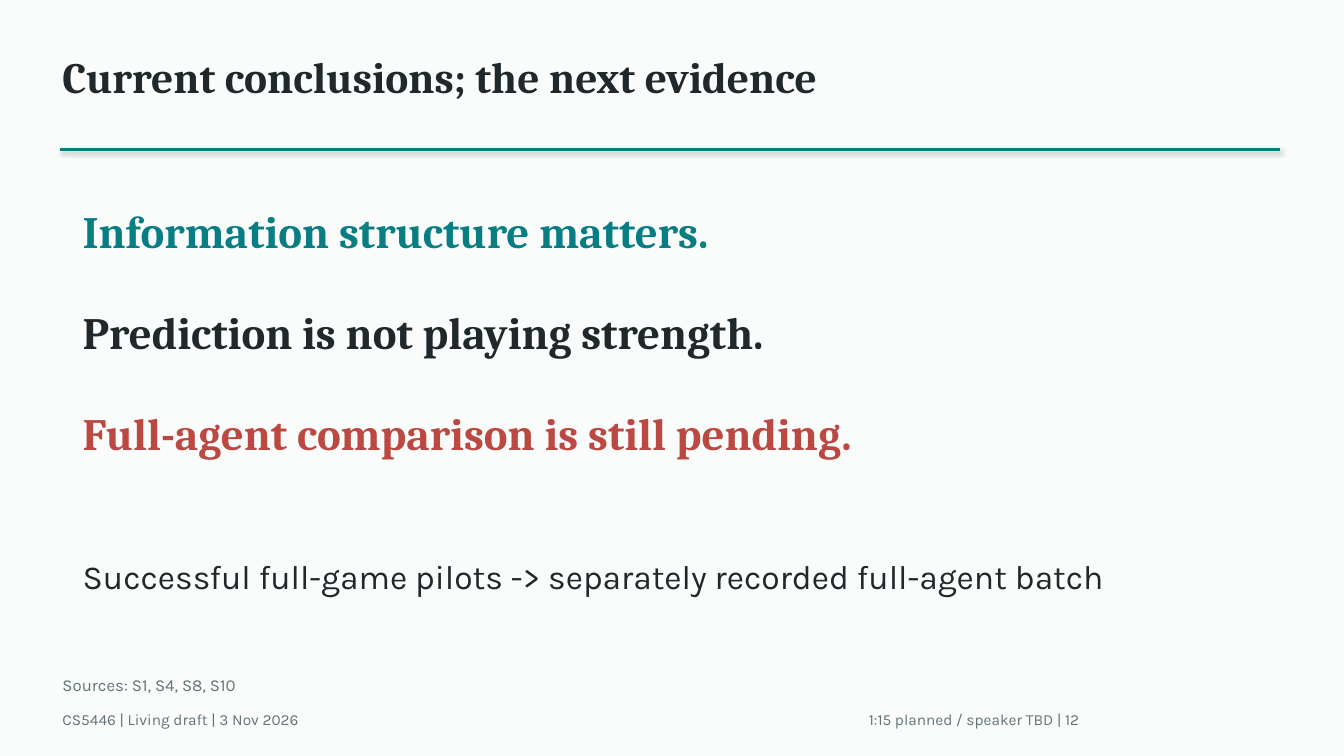
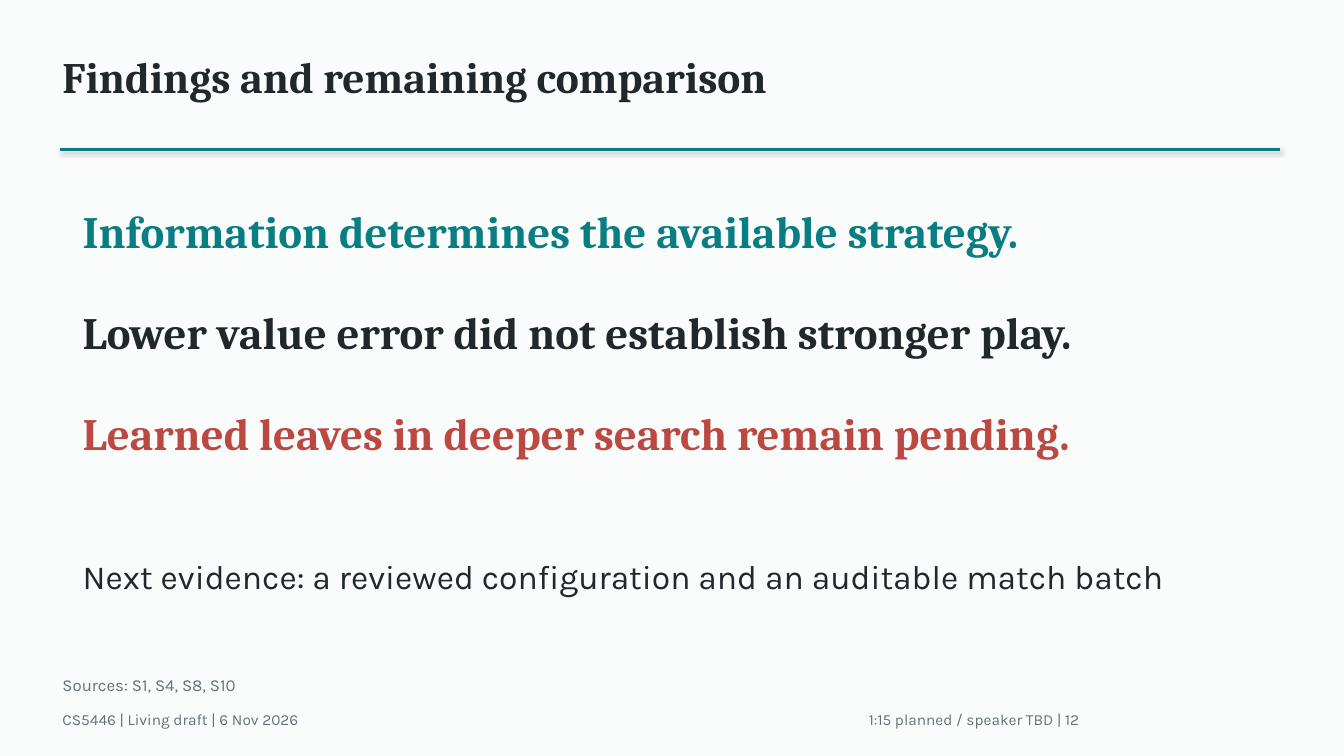
Before and after one commit to Mr-Teal/CS5446_project, a slide deck: slide 12 of docs/drafts/presentation-draft.pptx. Drawn at 1344x756 pixels with LibreOffice and Linux fonts; fonts in the diff are those of the drawing. Boxes give left, top, right and bottom in pixels: in the first picture for what was removed or moved away, otherwise in the second. Text is boxed around its words. In the diff, an @@ line names an element or a change of style, - is before the commit and + after.

Commit message:
docs: refresh presentation narrative and evidence status
Clarify the opening, search explanation and conclusion. Distinguish the archived one-ply evaluator batch from author-reported full-agent arms and the pending learned-leaf full-search comparison. Refresh merged/open integration status as checked on 6 November.

Synchronize the editable deck, PDF preview and Markdown/Word plan. Preserve 12 core slides plus four backups, result values and slide geometry. Correct chart axis identifiers and align its numeric cache with the unchanged embedded workbook.

Validation: rendered slide and Word-page review, 16-slide structure, native chart/workbook references, package/layout checks and unchanged result-slide text. No new training, matches, rehearsal or Q&A preparation. Report artifacts remain unchanged and PR33 remains a draft.

Prepared with Codex assistance under Bryan's direction.

```diff
--- a/docs/drafts/presentation-draft.pptx
+++ b/docs/drafts/presentation-draft.pptx
@@ text at [62, 63, 767, 103]: text changed @@
-Current conclusions; the next evidence
+Findings and remaining comparison
@@ text at [83, 216, 1018, 258]: text changed @@
-Information structure matters.
+Information determines the available strategy.
@@ text at [83, 318, 1071, 359]: text changed @@
-Prediction is not playing strength.
+Lower value error did not establish stronger play.
@@ text at [83, 419, 1070, 460]: text changed @@
-Full-agent comparison is still pending.
+Learned leaves in deeper search remain pending.
@@ text at [83, 566, 1163, 598]: text changed @@
-Successful full-game pilots -> separately recorded full-agent batch
+Next evidence: a reviewed configuration and an auditable match batch
@@ text at [62, 714, 298, 729]: text changed @@
-CS5446 | Living draft | 3 Nov 2026
+CS5446 | Living draft | 6 Nov 2026
```
Also in this commit, not shown: 15 other slides changed, 3 other files.
